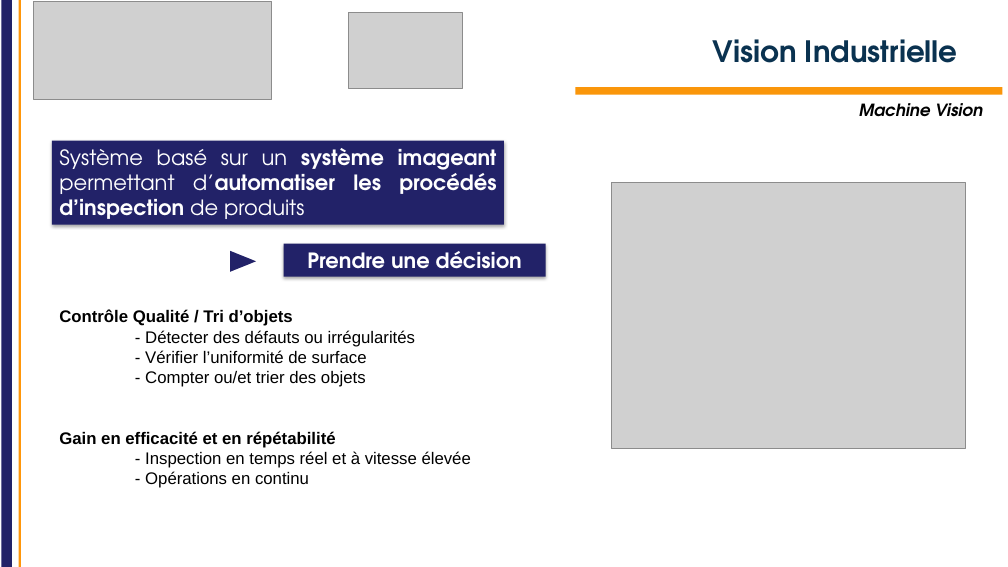
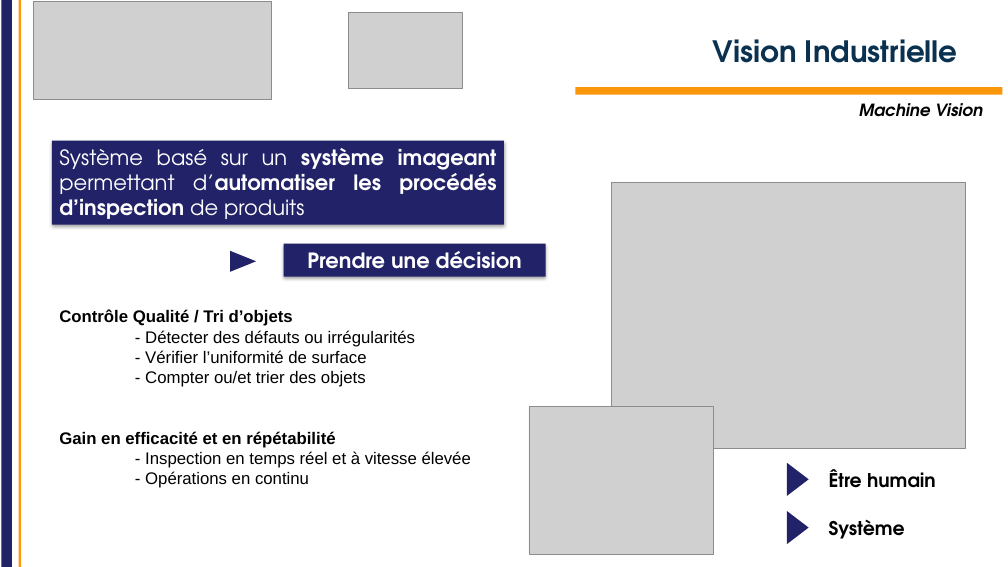
Before and after one commit to IOGS-Digital-Methods/semester-5, a slide deck: slide 3 of OptoElectronique/TD/2026/TD_VI/S5_OptoElectronique_TD_VI_2026.pptx. Drawn at 1008x567 pixels with LibreOffice and Linux fonts; fonts in the diff are those of the drawing; grey boxes stand for pictures; background and template pictures are left out. Boxes give left, top, right and bottom in pixels: in the first picture for what was removed or moved away, otherwise in the second. Text is boxed around its words. In the diff, an @@ line names an element or a change of style, - is before the commit and + after.

Commit message:
Update Opto / Machine Vision introduction

```diff
--- a/OptoElectronique/TD/2026/TD_VI/S5_OptoElectronique_TD_VI_2026.pptx
+++ b/OptoElectronique/TD/2026/TD_VI/S5_OptoElectronique_TD_VI_2026.pptx
@@ picture added at (x1=529, y1=407, x2=714, y2=554) @@
@@ triangle added at (x1=787, y1=463, x2=809, y2=496), fill #222268 @@
@@ text added at (x1=829, y1=469, x2=936, y2=488), 18 pt, text #000000, bold @@
+Être humain
@@ triangle added at (x1=787, y1=512, x2=809, y2=545), fill #222268 @@
@@ text added at (x1=829, y1=519, x2=905, y2=539), 18 pt, text #000000, bold @@
+Système
```
Also in this commit, not shown: 1 slide added, 1 slide removed, 1 other file.
